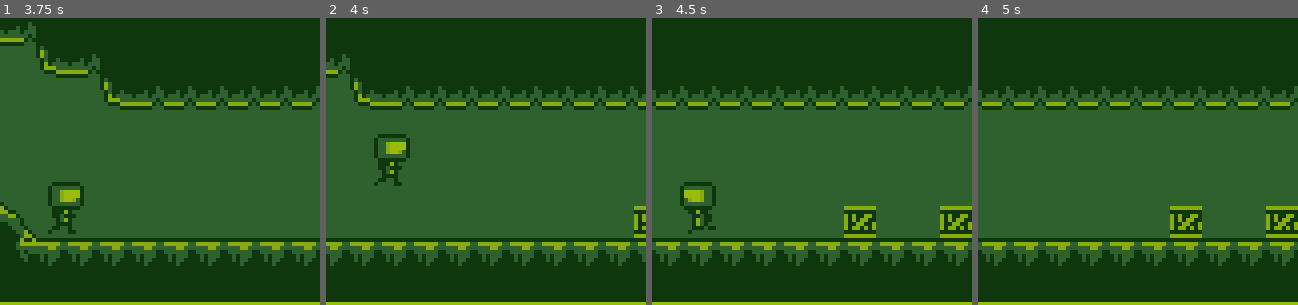
Above: before the commit, frames 1-4 (left to right).
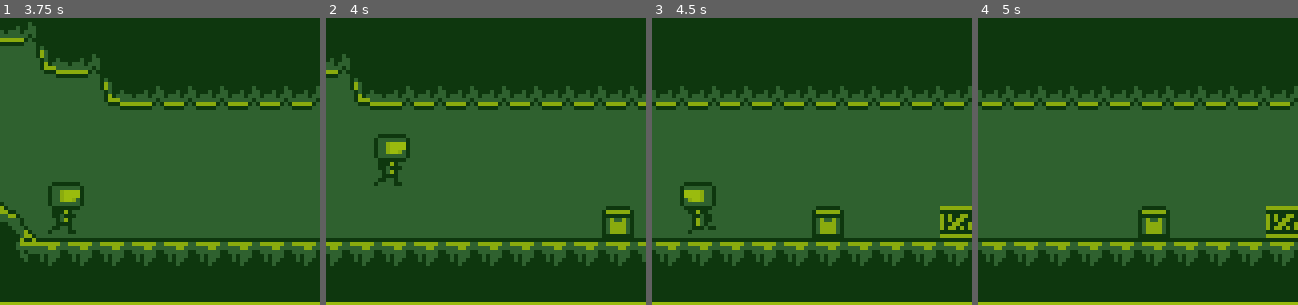
Above: after the commit, the same moments.

Repository: AlanRostem/TurboTrooper
Game: Godot game, scene res://scenes/main/Main.tscn
Same seed, same stepped clock (60 frames per second), same inputs: the game is played once before the commit and once after it.
Inputs:
- Up to frame 1 (3.75 s): tap Enter at 0.5 s; hold D (move_right) 0.53-2.03 s; tap S (aim_down) at 0.6, 3.6 s; tap Space (jump) at 0.77, 1.52, 3.02 s; tap W (aim_up) at 1.35 s; hold A (move_left) 2.03-2.78 s; tap K (fire) at 2.1 s; hold D (move_right) from 2.78 s (still down); tap E (select) at 2.85 s
- Up to frame 2 (4 s): keep holding D (move_right); tap Space (jump) at 3.77 s
- Up to frame 3 (4.5 s): release D (move_right) at 4.28 s; hold A (move_left) from 4.28 s (still down); tap W (aim_up) at 4.35 s
- Up to frame 4 (5 s): keep holding A (move_left); tap Space (jump) at 4.52 s
The pictures show only the part of the screen within x 50-100%, y 40-90%; the shares and areas given below are measured in that part.

Frame 1 is identical in both runs. In frame 2, 1.3% of the frame differs, in the area x 86-100%, y 65-77%; in frame 3, 2.0%, in the area x 50-70%, y 65-77%; in frame 4, 2.0%.

Commit message:
polishing

Diff:
--- a/project/assets/resources/font/SmallFont.tres
+++ b/project/assets/resources/font/SmallFont.tres
@@ -1,6 +1,7 @@
 [gd_resource type="DynamicFont" load_steps=2 format=2]
 
-[ext_resource path="res://assets/font/Thintel.ttf" type="DynamicFontData" id=1]
+[ext_resource path="res://assets/font/pixelsix00.ttf" type="DynamicFontData" id=1]
 
 [resource]
+size = 8
 font_data = ExtResource( 1 )
--- a/project/scenes/game/level/levels/TestingLevel.tscn
+++ b/project/scenes/game/level/levels/TestingLevel.tscn
@@ -7,8 +7,10 @@
 [ext_resource path="res://scenes/game/world/structure/destructible/Crate.tscn" type="PackedScene" id=5]
 [ext_resource path="res://scenes/game/world/environment/ShopArea.tscn" type="PackedScene" id=6]
 [ext_resource path="res://scenes/game/world/entity/entities/enemy/brute/Brute.tscn" type="PackedScene" id=7]
-[ext_resource path="res://scenes/game/level/level_types/PurgeLevel.gd" type="Script" id=8]
+[ext_resource path="res://scenes/game/world/entity/entities/item/collectible_items/weapon/SwordCollectible.tscn" type="PackedScene" id=8]
 [ext_resource path="res://scenes/game/world/entity/entities/enemy/rodder/Rodder.tscn" type="PackedScene" id=9]
+[ext_resource path="res://scenes/game/world/structure/destructible/WeaponCrate.tscn" type="PackedScene" id=10]
+[ext_resource path="res://scenes/game/level/level_types/PurgeLevel.gd" type="Script" id=11]
 
 [sub_resource type="ConvexPolygonShape2D" id=1]
 points = PoolVector2Array( 0, 8, 0, 8, 8, 0, 8, 8 )
@@ -194,76 +196,76 @@
 [node name="Crate7" parent="GameWorld/Geometry" index="8" instance=ExtResource( 5 )]
 position = Vector2( 284, 108 )
 
-[node name="Crate19" parent="GameWorld/Geometry" index="9" instance=ExtResource( 5 )]
+[node name="Crate22" parent="GameWorld/Geometry" index="9" instance=ExtResource( 5 )]
+position = Vector2( 484, 108 )
+
+[node name="Crate20" parent="GameWorld/Geometry" index="10" instance=ExtResource( 5 )]
+position = Vector2( 500, 108 )
+
+[node name="Crate21" parent="GameWorld/Geometry" index="11" instance=ExtResource( 5 )]
+position = Vector2( 492, 108 )
+
+[node name="Crate25" parent="GameWorld/Geometry" index="12" instance=ExtResource( 5 )]
+position = Vector2( 708, 92 )
+
+[node name="Crate26" parent="GameWorld/Geometry" index="13" instance=ExtResource( 5 )]
+position = Vector2( 700, 84 )
+
+[node name="Crate27" parent="GameWorld/Geometry" index="14" instance=ExtResource( 5 )]
+position = Vector2( 700, 92 )
+
+[node name="Crate28" parent="GameWorld/Geometry" index="15" instance=ExtResource( 5 )]
+position = Vector2( 708, 84 )
+
+[node name="Crate37" parent="GameWorld/Geometry" index="16" instance=ExtResource( 5 )]
+position = Vector2( 884, 108 )
+
+[node name="Crate38" parent="GameWorld/Geometry" index="17" instance=ExtResource( 5 )]
+position = Vector2( 892, 108 )
+
+[node name="Crate39" parent="GameWorld/Geometry" index="18" instance=ExtResource( 5 )]
+position = Vector2( 892, 100 )
+
+[node name="Crate40" parent="GameWorld/Geometry" index="19" instance=ExtResource( 5 )]
+position = Vector2( 884, 92 )
+
+[node name="Crate41" parent="GameWorld/Geometry" index="20" instance=ExtResource( 5 )]
+position = Vector2( 884, 100 )
+
+[node name="Crate42" parent="GameWorld/Geometry" index="21" instance=ExtResource( 5 )]
+position = Vector2( 892, 92 )
+
+[node name="Crate29" parent="GameWorld/Geometry" index="22" instance=ExtResource( 5 )]
+position = Vector2( 612, 68 )
+
+[node name="Crate30" parent="GameWorld/Geometry" index="23" instance=ExtResource( 5 )]
+position = Vector2( 604, 60 )
+
+[node name="Crate31" parent="GameWorld/Geometry" index="24" instance=ExtResource( 5 )]
+position = Vector2( 604, 68 )
+
+[node name="Crate32" parent="GameWorld/Geometry" index="25" instance=ExtResource( 5 )]
+position = Vector2( 612, 60 )
+
+[node name="Crate33" parent="GameWorld/Geometry" index="26" instance=ExtResource( 5 )]
+position = Vector2( 572, 68 )
+
+[node name="Crate34" parent="GameWorld/Geometry" index="27" instance=ExtResource( 5 )]
+position = Vector2( 564, 60 )
+
+[node name="Crate35" parent="GameWorld/Geometry" index="28" instance=ExtResource( 5 )]
+position = Vector2( 564, 68 )
+
+[node name="Crate36" parent="GameWorld/Geometry" index="29" instance=ExtResource( 5 )]
+position = Vector2( 572, 60 )
+
+[node name="WeaponCrate" parent="GameWorld/Geometry" index="30" instance=ExtResource( 10 )]
+position = Vector2( 236, 108 )
+__containment_scene = ExtResource( 3 )
+
+[node name="WeaponCrate2" parent="GameWorld/Geometry" index="31" instance=ExtResource( 10 )]
 position = Vector2( 700, 108 )
-__containment_scene = ExtResource( 3 )
-
-[node name="Crate22" parent="GameWorld/Geometry" index="10" instance=ExtResource( 5 )]
-position = Vector2( 484, 108 )
-
-[node name="Crate20" parent="GameWorld/Geometry" index="11" instance=ExtResource( 5 )]
-position = Vector2( 500, 108 )
-
-[node name="Crate21" parent="GameWorld/Geometry" index="12" instance=ExtResource( 5 )]
-position = Vector2( 492, 108 )
-
-[node name="Crate25" parent="GameWorld/Geometry" index="13" instance=ExtResource( 5 )]
-position = Vector2( 708, 92 )
-
-[node name="Crate26" parent="GameWorld/Geometry" index="14" instance=ExtResource( 5 )]
-position = Vector2( 700, 84 )
-
-[node name="Crate27" parent="GameWorld/Geometry" index="15" instance=ExtResource( 5 )]
-position = Vector2( 700, 92 )
-
-[node name="Crate28" parent="GameWorld/Geometry" index="16" instance=ExtResource( 5 )]
-position = Vector2( 708, 84 )
-
-[node name="Crate37" parent="GameWorld/Geometry" index="17" instance=ExtResource( 5 )]
-position = Vector2( 884, 108 )
-
-[node name="Crate38" parent="GameWorld/Geometry" index="18" instance=ExtResource( 5 )]
-position = Vector2( 892, 108 )
-
-[node name="Crate39" parent="GameWorld/Geometry" index="19" instance=ExtResource( 5 )]
-position = Vector2( 892, 100 )
-
-[node name="Crate40" parent="GameWorld/Geometry" index="20" instance=ExtResource( 5 )]
-position = Vector2( 884, 92 )
-
-[node name="Crate41" parent="GameWorld/Geometry" index="21" instance=ExtResource( 5 )]
-position = Vector2( 884, 100 )
-
-[node name="Crate42" parent="GameWorld/Geometry" index="22" instance=ExtResource( 5 )]
-position = Vector2( 892, 92 )
-
-[node name="Crate29" parent="GameWorld/Geometry" index="23" instance=ExtResource( 5 )]
-position = Vector2( 612, 68 )
-
-[node name="Crate30" parent="GameWorld/Geometry" index="24" instance=ExtResource( 5 )]
-position = Vector2( 604, 60 )
-
-[node name="Crate31" parent="GameWorld/Geometry" index="25" instance=ExtResource( 5 )]
-position = Vector2( 604, 68 )
-
-[node name="Crate32" parent="GameWorld/Geometry" index="26" instance=ExtResource( 5 )]
-position = Vector2( 612, 60 )
-
-[node name="Crate33" parent="GameWorld/Geometry" index="27" instance=ExtResource( 5 )]
-position = Vector2( 572, 68 )
-
-[node name="Crate34" parent="GameWorld/Geometry" index="28" instance=ExtResource( 5 )]
-position = Vector2( 564, 60 )
-
-[node name="Crate35" parent="GameWorld/Geometry" index="29" instance=ExtResource( 5 )]
-position = Vector2( 564, 68 )
-
-[node name="Crate36" parent="GameWorld/Geometry" index="30" instance=ExtResource( 5 )]
-position = Vector2( 572, 60 )
-
-[node name="Crate8" parent="GameWorld/Geometry" index="31" instance=ExtResource( 5 )]
-position = Vector2( 244, 108 )
-__containment_scene = ExtResource( 3 )
+__containment_scene = ExtResource( 8 )
 
 [node name="ShopArea" parent="GameWorld/Geometry" index="32" instance=ExtResource( 6 )]
 position = Vector2( 1188, 92 )
@@ -273,22 +275,17 @@
 
 [node name="Rodder" parent="GameWorld/EntityPool" index="1" instance=ExtResource( 9 )]
 position = Vector2( 928, 64 )
-collision_layer = 0
 
 [node name="Rodder3" parent="GameWorld/EntityPool" index="2" instance=ExtResource( 9 )]
 position = Vector2( 432, 104 )
-collision_layer = 0
 
 [node name="Brute" parent="GameWorld/EntityPool" index="3" instance=ExtResource( 7 )]
 position = Vector2( 1220, 24 )
-collision_layer = 0
 
 [node name="RushRogue" parent="GameWorld/EntityPool" index="4" instance=ExtResource( 2 )]
 position = Vector2( 667, 107 )
-collision_layer = 0
 
 [node name="RushRogue2" parent="GameWorld/EntityPool" index="5" instance=ExtResource( 2 )]
 position = Vector2( 864, 104 )
-collision_layer = 0
 
 [editable path="GameWorld"]
--- a/project/scenes/game/world/entity/entities/projectile/Projectile.gd
+++ b/project/scenes/game/world/entity/entities/projectile/Projectile.gd
@@ -73,6 +73,5 @@
 func _on_HitBox_hit_dealt(hitbox):
 	deal_hit(hitbox)
 
-
 func _on_VisibilityNotifier2D_screen_exited():
 	queue_free()
--- a/project/scenes/game/world/environment/BlasterShop.gd
+++ b/project/scenes/game/world/environment/BlasterShop.gd
@@ -3,3 +3,7 @@
 func _purchase_condition(player):
 	if !player.stats.has_weapon(): return true
 	return player.stats.get_weapon().name != "Blaster"
+
+func _purchase_response(player):
+	._purchase_response(player)
+	player.parent_world.show_hover_weapon_collected("Blaster", player.position)
--- a/project/scenes/game/world/environment/BlasterShop.tscn
+++ b/project/scenes/game/world/environment/BlasterShop.tscn
@@ -9,6 +9,10 @@
 script = ExtResource( 3 )
 __weapon_scene = ExtResource( 4 )
 
+[node name="PriceTag" parent="." index="0"]
+margin_top = -22.0
+margin_right = 8.0
+
 [node name="ItemSprite" parent="." index="2"]
-position = Vector2( 0, -7 )
+position = Vector2( 0, -9 )
 texture = ExtResource( 2 )
--- a/project/scenes/game/world/environment/HealthShop.tscn
+++ b/project/scenes/game/world/environment/HealthShop.tscn
@@ -7,6 +7,10 @@
 [node name="HealthShop" instance=ExtResource( 1 )]
 script = ExtResource( 2 )
 
+[node name="PriceTag" parent="." index="0"]
+margin_top = -22.0
+margin_bottom = -13.0
+
 [node name="ItemSprite" parent="." index="2"]
-position = Vector2( 0, -7 )
+position = Vector2( 0, -9 )
 texture = ExtResource( 3 )
--- a/project/scenes/game/world/environment/Shop.tscn
+++ b/project/scenes/game/world/environment/Shop.tscn
@@ -11,10 +11,10 @@
 script = ExtResource( 2 )
 
 [node name="PriceTag" parent="." instance=ExtResource( 3 )]
-margin_left = -7.0
-margin_top = -24.0
+margin_left = -6.0
+margin_top = -20.0
 margin_right = 7.0
-margin_bottom = -13.0
+margin_bottom = -11.0
 text = "100"
 
 [node name="ShopSprite" type="Sprite" parent="."]
--- a/project/scenes/game/world/environment/SwordShop.gd
+++ b/project/scenes/game/world/environment/SwordShop.gd
@@ -3,3 +3,7 @@
 func _purchase_condition(player):
 	if !player.stats.has_weapon(): return true
 	return player.stats.get_weapon().name != "Sword"
+
+func _purchase_response(player):
+	._purchase_response(player)
+	player.parent_world.show_hover_weapon_collected("Sword", player.position)
--- a/project/scenes/game/world/environment/SwordShop.tscn
+++ b/project/scenes/game/world/environment/SwordShop.tscn
@@ -9,6 +9,10 @@
 script = ExtResource( 2 )
 __weapon_scene = ExtResource( 3 )
 
+[node name="PriceTag" parent="." index="0"]
+margin_top = -22.0
+margin_right = 8.0
+
 [node name="ItemSprite" parent="." index="2"]
-position = Vector2( 0, -7 )
+position = Vector2( 0, -9 )
 texture = ExtResource( 4 )
--- /dev/null
+++ b/project/scenes/game/world/structure/destructible/WeaponCrate.tscn
@@ -0,0 +1,9 @@
+[gd_scene load_steps=3 format=2]
+
+[ext_resource path="res://scenes/game/world/structure/destructible/Crate.tscn" type="PackedScene" id=1]
+[ext_resource path="res://assets/sprites/item/crate/weapon_crate.png" type="Texture" id=2]
+
+[node name="WeaponCrate" instance=ExtResource( 1 )]
+
+[node name="Sprite" parent="." index="4"]
+texture = ExtResource( 2 )
Binary file added: project/assets/sprites/item/crate/weapon_crate.png
Not shown, added: project/assets/sprites/item/crate/weapon_crate.png.import
Binary file changed: project/assets/sprites/prop/shop.png
Not shown: 2 places in project/scenes/game/level/levels/TestingLevel.tscn that only renumber resources
